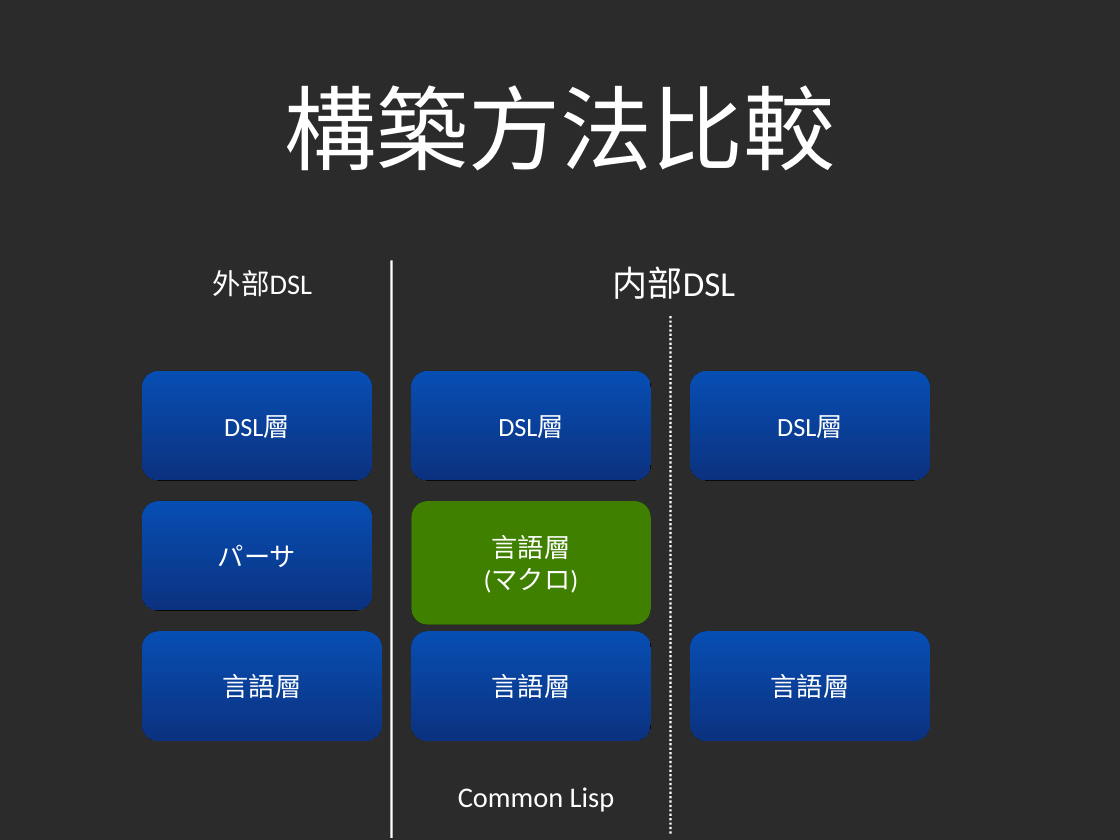
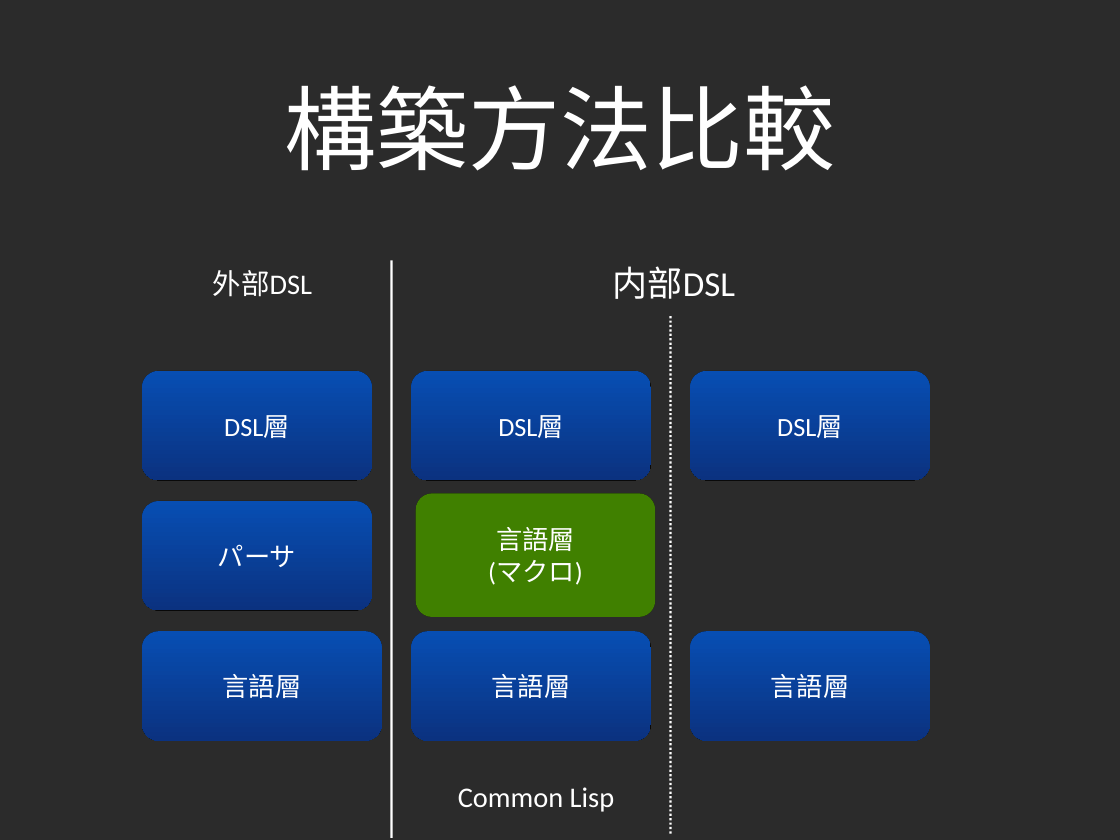
Before and after one commit to lambdasakura/doc, a slide deck: slide 26 of zengeren/fast_game_development_2010:02:12.ppt. Drawn at 1120x840 pixels with LibreOffice and Linux fonts; fonts in the diff are those of the drawing; background and template pictures are left out; a plain dark background stands for a picture behind light text. Boxes give left, top, right and bottom in pixels: in the first picture for what was removed or moved away, otherwise in the second. Text is boxed around its words. In the diff, an @@ line names an element or a change of style, - is before the commit and + after.

```diff
--- a/zengeren/fast_game_development_2010:02:12.ppt
+++ b/zengeren/fast_game_development_2010:02:12.ppt
@@ rounded rectangle "言語層": place and size @@
-rounded rectangle "言語層" at [411,501,651,625]
+rounded rectangle "言語層" at [416,493,655,617]
```
Also in this commit, not shown: 12 other slides changed, 2 slides added, 1 slide removed, 4 other files.
